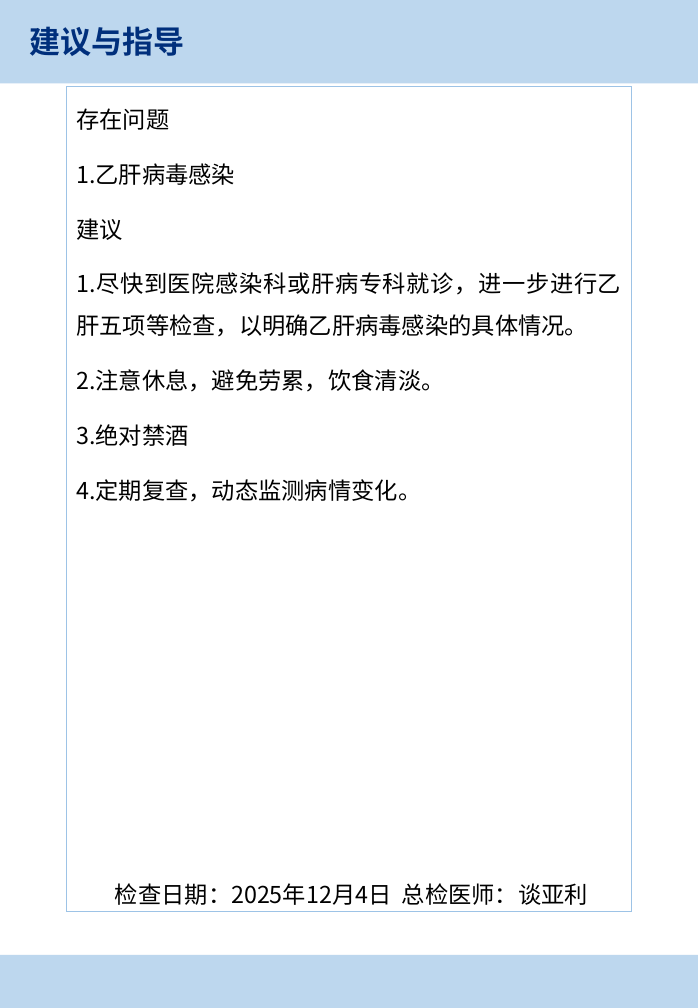
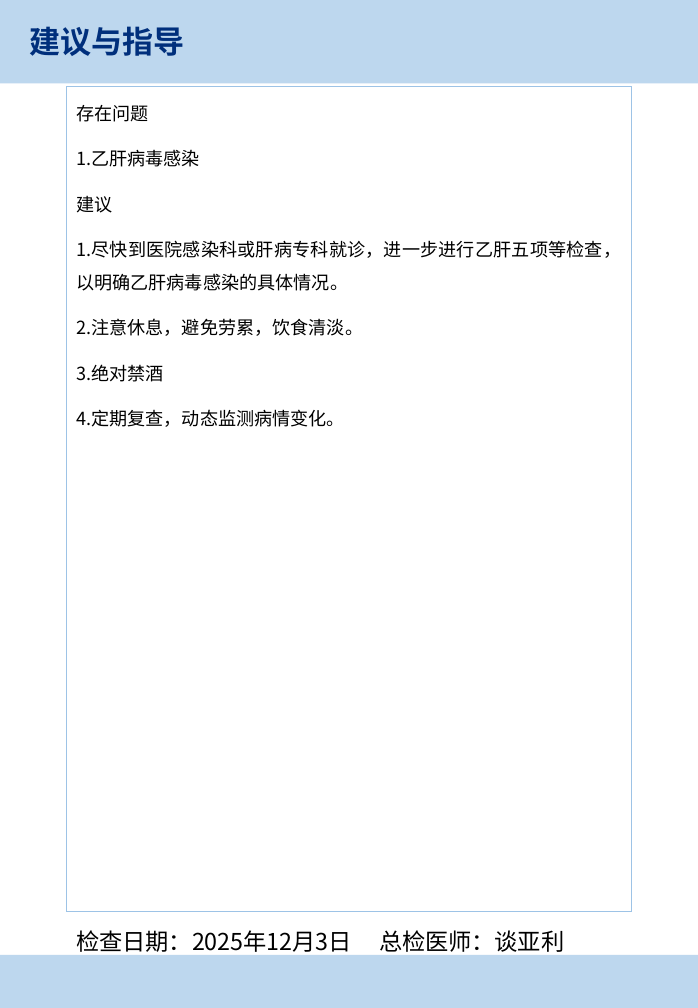
Before and after one commit to CodeDogLSY/ai_health_check_report, a slide deck: slide 10 of result_add_suggest/体检报告_王二闯.pptx. Drawn at 698x1008 pixels with LibreOffice and Linux fonts; fonts in the diff are those of the drawing; background and template pictures are left out. Boxes give left, top, right and bottom in pixels: in the first picture for what was removed or moved away, otherwise in the second. Text is boxed around its words. In the diff, an @@ line names an element or a change of style, - is before the commit and + after.

```diff
--- a/result_add_suggest/体检报告_王二闯.pptx
+++ b/result_add_suggest/体检报告_王二闯.pptx
@@ text "存在问题" at [67, 87, 631, 912]: size 18 to 14 pt @@
@@ text at [76, 930, 564, 957]: text changed @@
-检查日期：2025年12月4日 总检医师：谈亚利
+检查日期：2025年12月3日 总检医师：谈亚利
```
Also in this commit, not shown: 11 other files.
